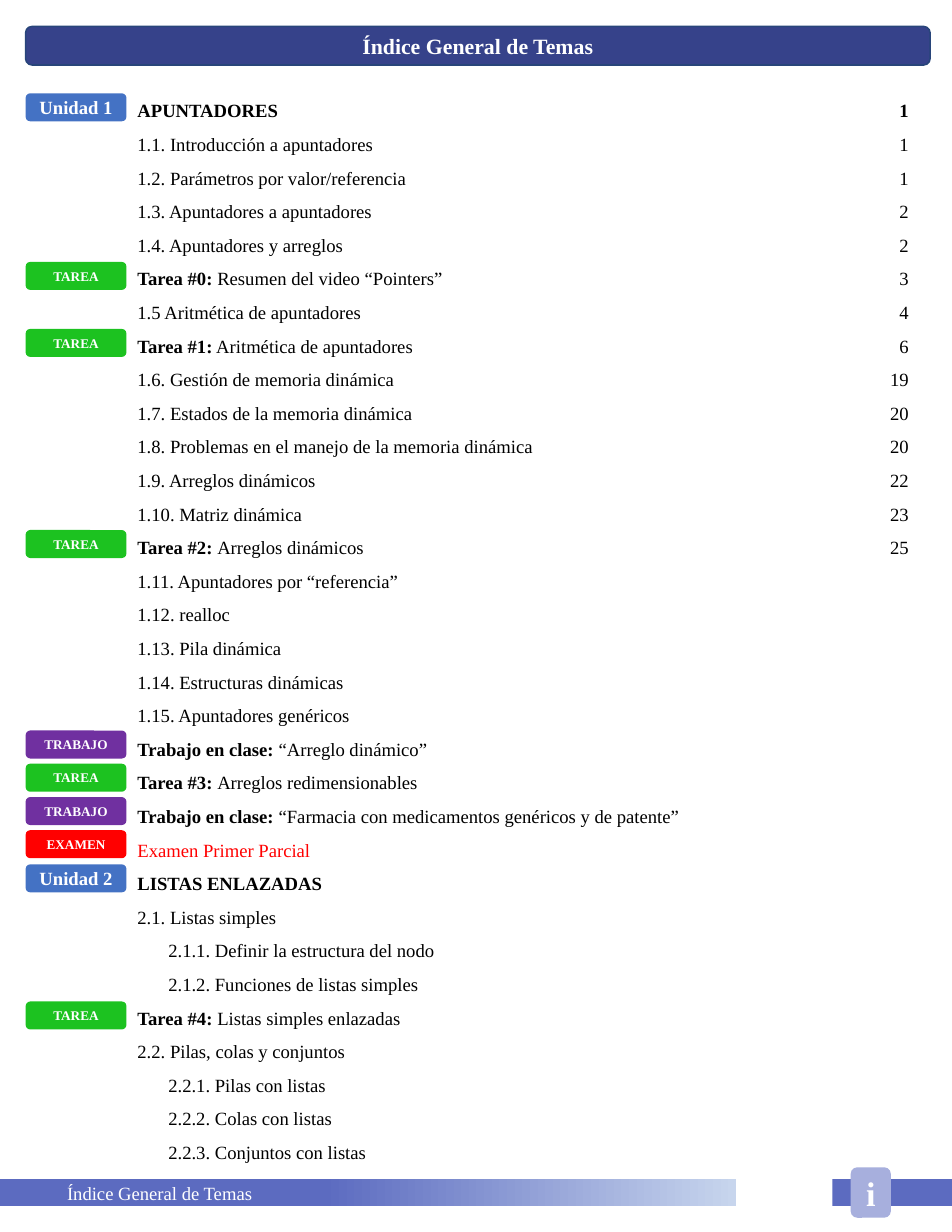
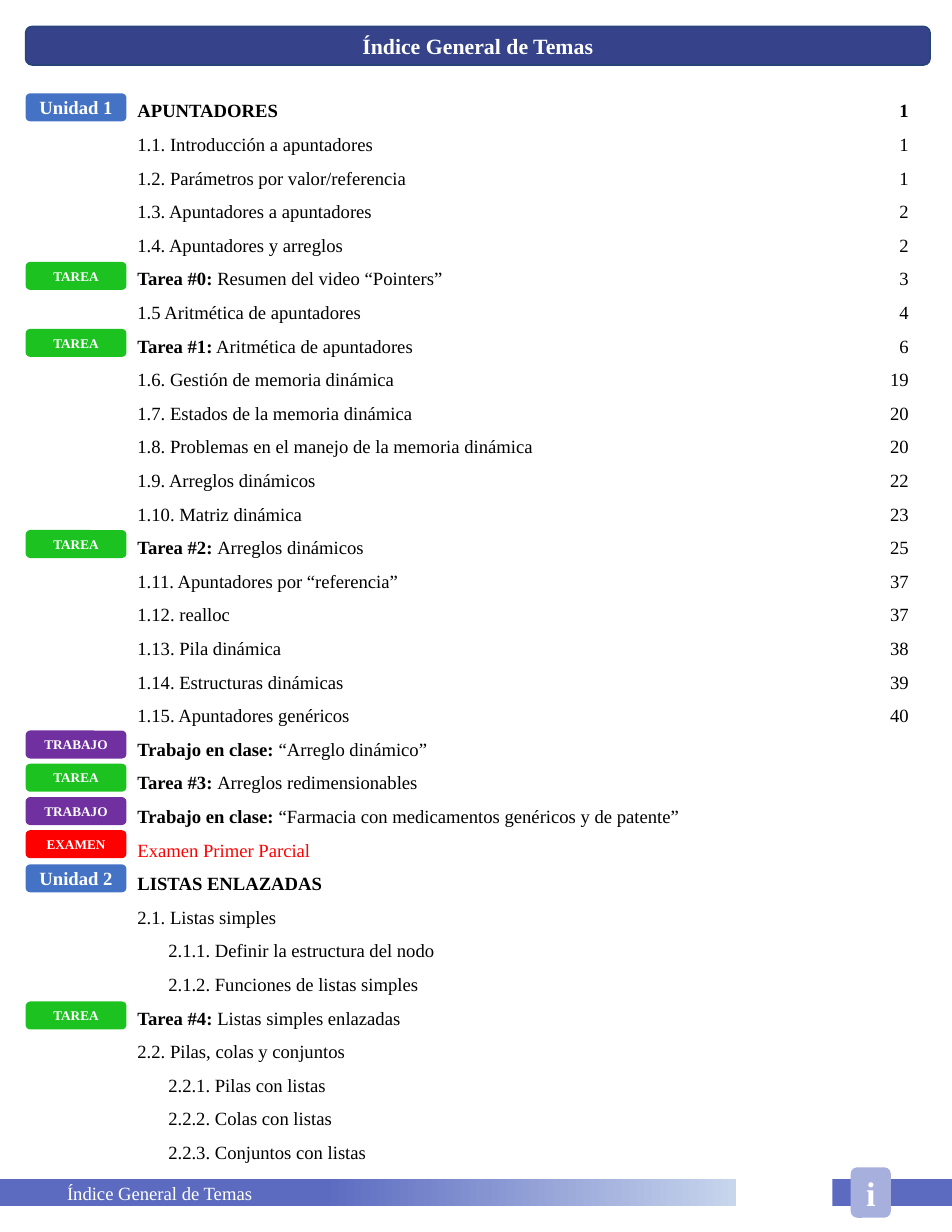
Before and after one commit to HugoEsparzaC/Libreta-Estructuras-II, a slide deck: slide 3 of Estructuras de Datos II.pptx. Drawn at 952x1232 pixels with LibreOffice and Linux fonts; fonts in the diff are those of the drawing. Boxes give left, top, right and bottom in pixels: in the first picture for what was removed or moved away, otherwise in the second. Text is boxed around its words. In the diff, an @@ line names an element or a change of style, - is before the commit and + after.

```diff
--- a/Estructuras de Datos II.pptx
+++ b/Estructuras de Datos II.pptx
@@ text at (890,575,909,722): paragraphs added @@
+37
+37
+38
+39
+40
```
Also in this commit, not shown: 4 slides added, 1 other file.
